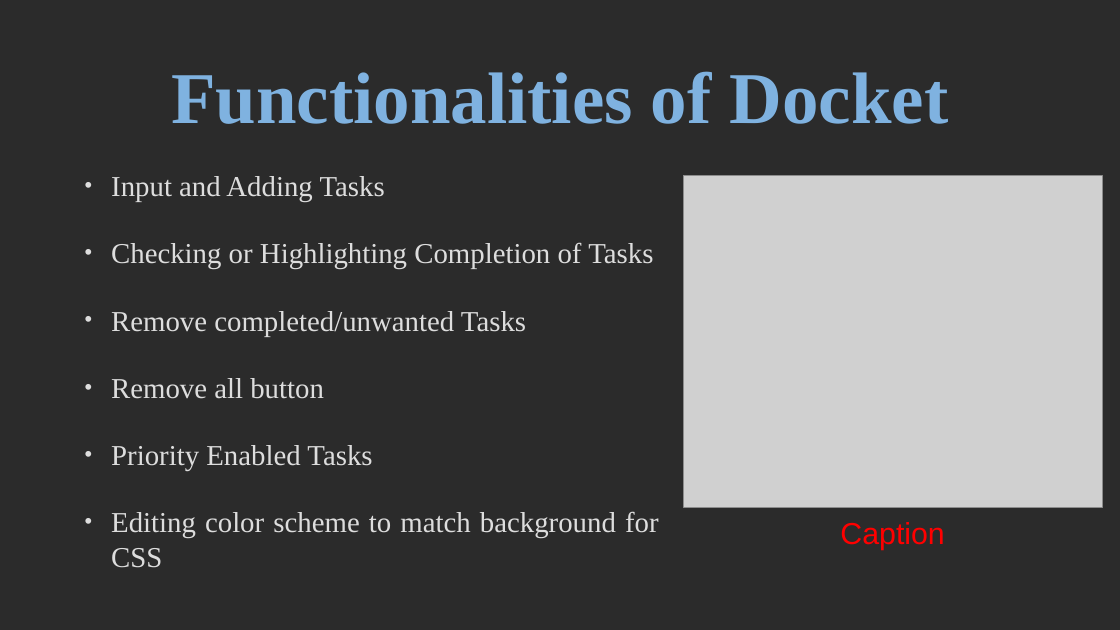
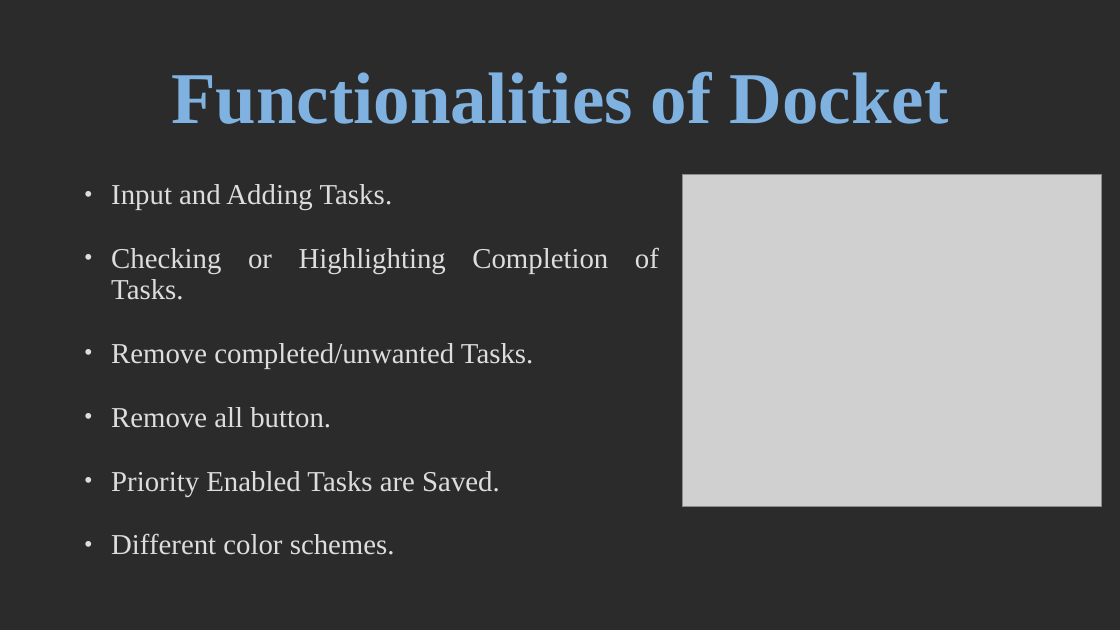
Before and after one commit to yashdahiya0/CS4540-Mozilla-Project-Group-7, a slide deck: slide 9 of doc/phase3/Final Presentation.pptx. Drawn at 1120x630 pixels with LibreOffice and Linux fonts; fonts in the diff are those of the drawing; grey boxes stand for pictures; background and template pictures are left out; a plain dark background stands for a picture behind light text. Boxes give left, top, right and bottom in pixels: in the first picture for what was removed or moved away, otherwise in the second. Text is boxed around its words. In the diff, an @@ line names an element or a change of style, - is before the commit and + after.

```diff
--- a/doc/phase3/Final Presentation.pptx
+++ b/doc/phase3/Final Presentation.pptx
@@ text at bbox=[111, 184, 659, 555]: text changed @@
-• Input and Adding Tasks
-• Checking or Highlighting Completion of Tasks
-• Remove completed/unwanted Tasks
-• Remove all button
-• Priority Enabled Tasks
-• Editing color scheme to match background for CSS
+• Input and Adding Tasks.
+• Checking or Highlighting Completion of Tasks.
+• Remove completed/unwanted Tasks.
+• Remove all button.
+• Priority Enabled Tasks are Saved.
+• Different color schemes.
@@ text removed at bbox=[840, 522, 944, 550] @@
-Caption
```
Also in this commit, not shown: 9 other slides changed, 1 slide removed.
